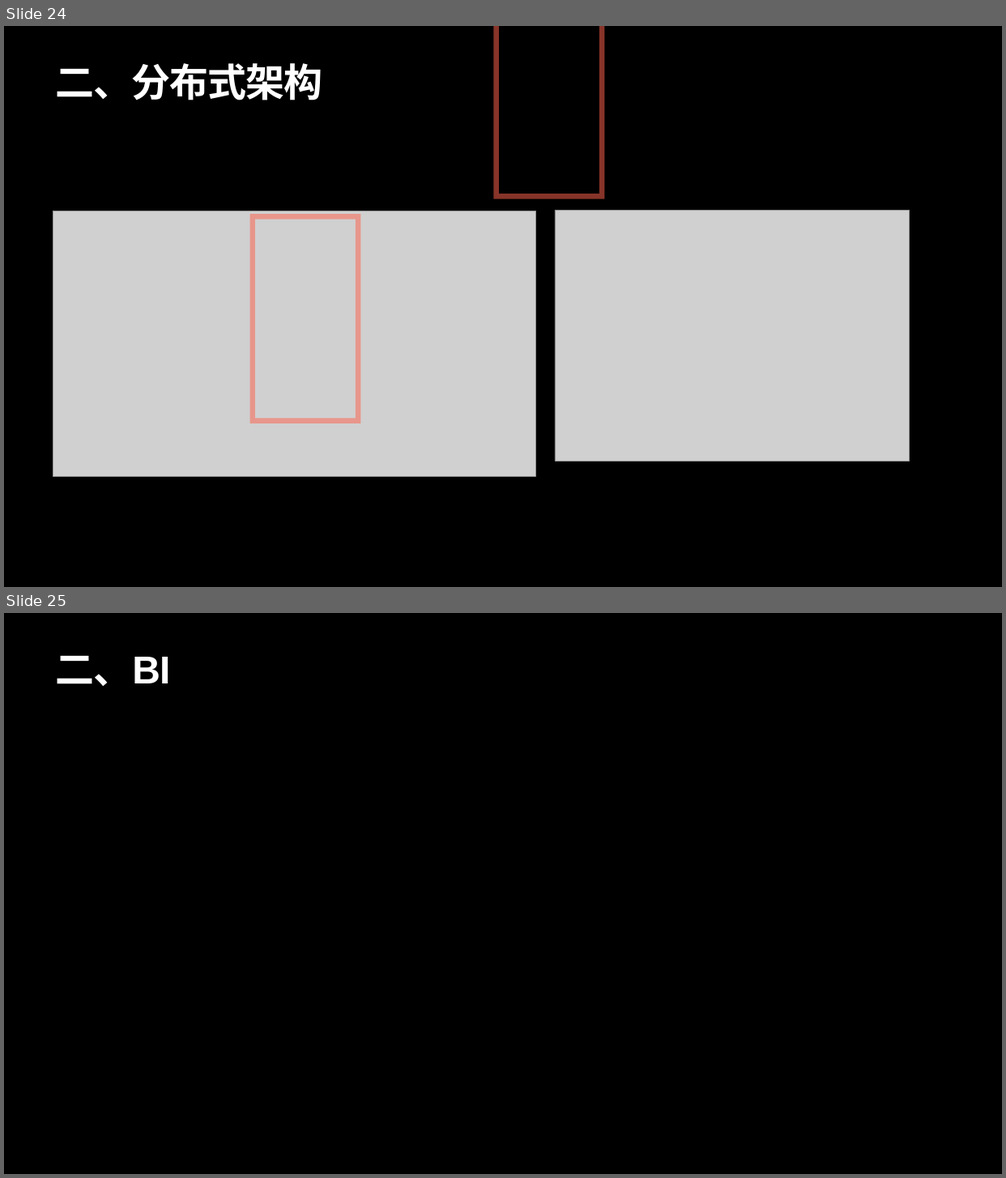
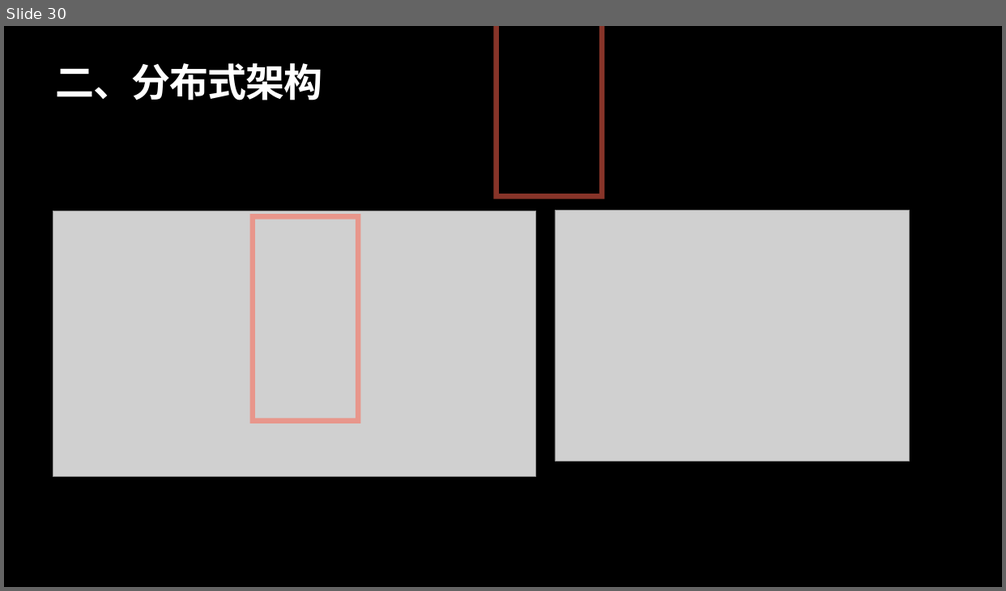
Before and after one commit to LinusLarrabee/bigData, a slide deck: src/doc/大数据组件调研.pptx. Shown one above the other, each under a label of ours: slides 24 and 25 before the commit, slide 30 after it. The pictures are 1006x1178 and 1006x591 pixels, drawn with LibreOffice and Linux fonts; fonts in the diff are those of the drawing; grey boxes stand for pictures. Boxes give left, top, right and bottom in pixels: in the first picture for what was removed or moved away, otherwise in the second. Text is boxed around its words. In the diff, an @@ line names an element or a change of style, - is before the commit and + after.

```diff
--- a/src/doc/大数据组件调研.pptx
+++ b/src/doc/大数据组件调研.pptx
@@ slide 25 removed at (x1=4, y1=613, x2=1002, y2=1174), background #000000 @@
@@ title removed at (x1=56, y1=655, x2=171, y2=686) @@
-二、BI
@@ what was slide 24 is now slide 30 @@
```
Also in this commit, not shown: 7 slides changed, 11 slides added, 5 other slides removed, 5 other files.
